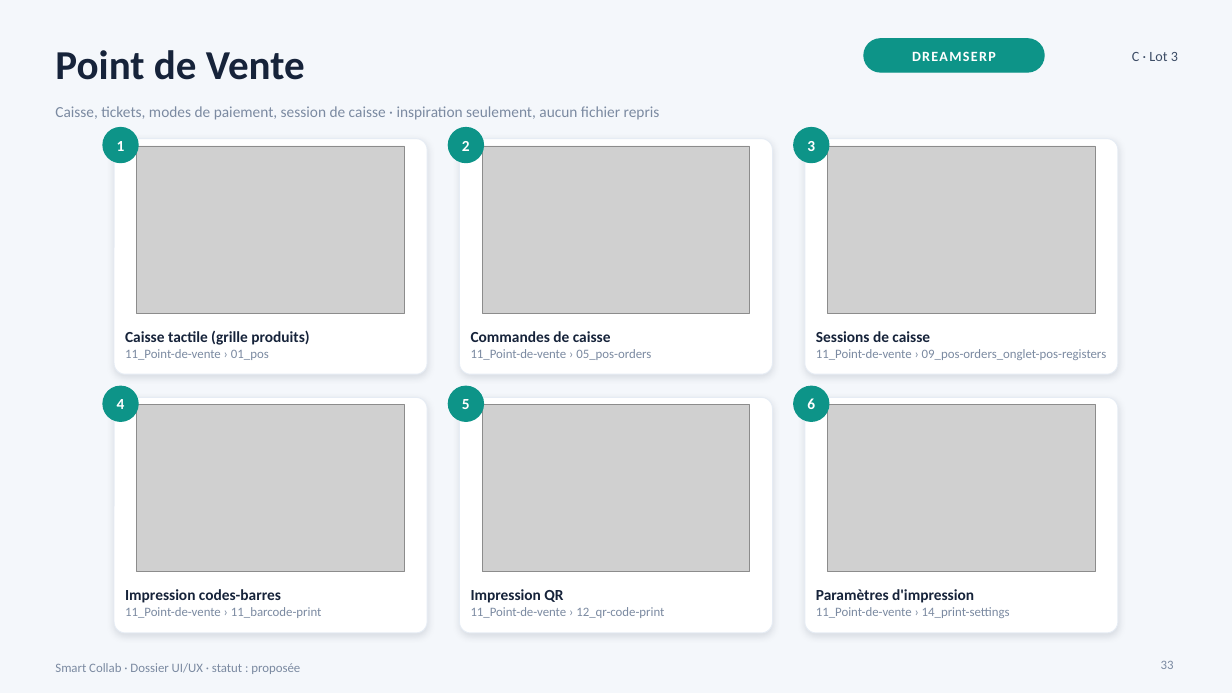
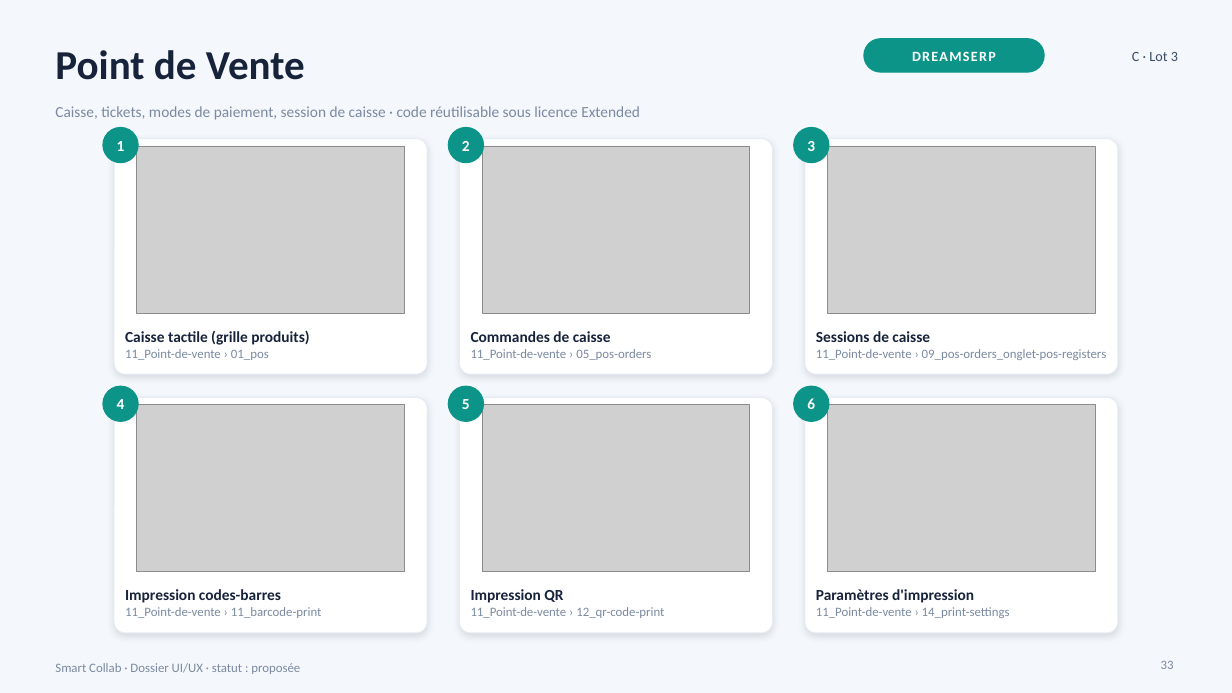
Before and after one commit to Sydney854/smart-collab, a slide deck: slide 33 of 05_UI_UX/DOSSIER_UI_UX_MODULES.pptx. Drawn at 1232x693 pixels with LibreOffice and Linux fonts; fonts in the diff are those of the drawing; grey boxes stand for pictures. Boxes give left, top, right and bottom in pixels: in the first picture for what was removed or moved away, otherwise in the second. Text is boxed around its words. In the diff, an @@ line names an element or a change of style, - is before the commit and + after.

```diff
--- a/05_UI_UX/DOSSIER_UI_UX_MODULES.pptx
+++ b/05_UI_UX/DOSSIER_UI_UX_MODULES.pptx
@@ text at bbox=[55, 106, 640, 120]: text changed @@
-Caisse, tickets, modes de paiement, session de caisse · inspiration seulement, aucun fichier repris
+Caisse, tickets, modes de paiement, session de caisse · code réutilisable sous licence Extended
```
Also in this commit, not shown: 37 other slides changed, 15 other files.
